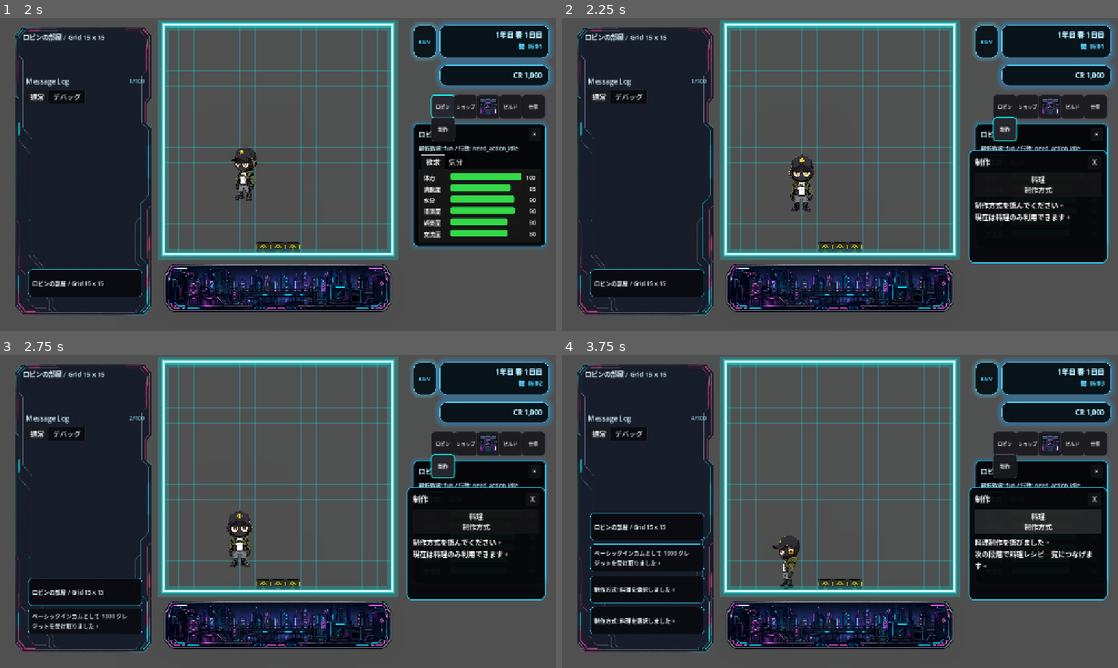
Above: before the commit, frames 1-4 (two rows, left to right).
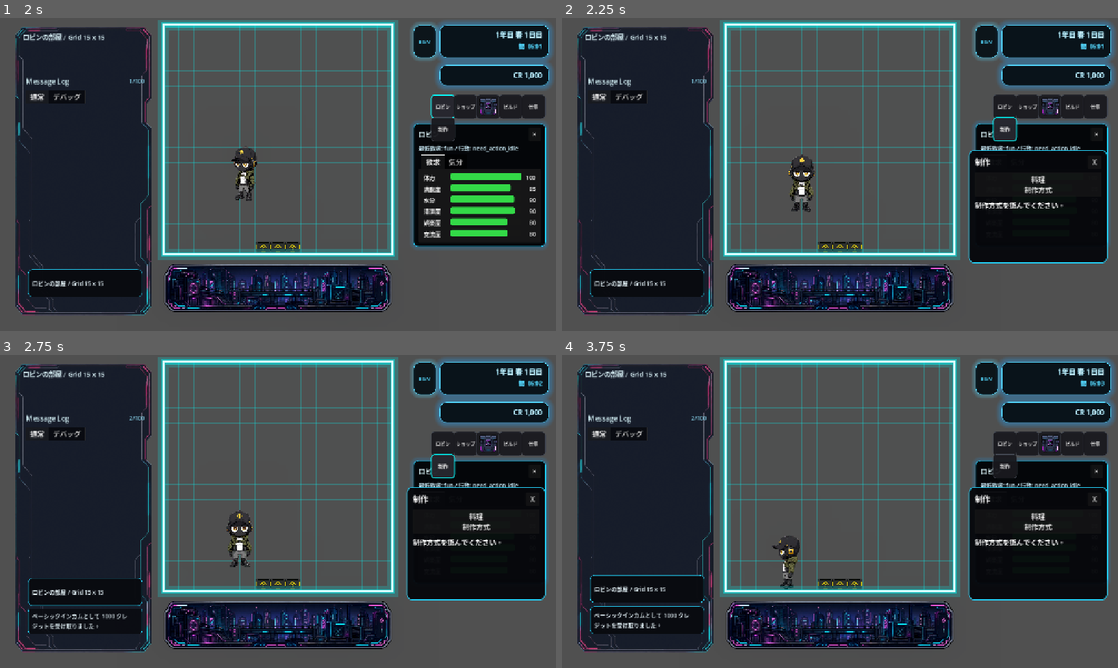
Above: after the commit, the same moments.

Repository: grimoire1089-coder/optimistic
Game: Godot game, scene res://Scenes/Boot/TitleScene.tscn
Same seed, same stepped clock (60 frames per second), same inputs: the game is played once before the commit and once after it. Sound files missing from this copy of the repository are replaced by a short silence.
Inputs (mouse positions are in pixels of both pictures, inside the frame that each line leads up to):
- Up to frame 1 (2 s): click "はじめる" at 0.5 s; click "ロビン" at 1.25 s
- Up to frame 2 (2.25 s): click "制作" at 2 s
- Up to frame 3 (2.75 s): no input
- Up to frame 4 (3.75 s): click "料理 制作方式" at 2.75 s; click (1040, 517) at 3.5 s, where only the run after the commit has a clickable "戻る"

Frame 1 is identical in both runs. In frame 2, 0.3% of the frame differs, in the area x 74-92%, y 62-65%; in frame 3, 0.3%; in frame 4, 4.7%, in the area x 5-96%, y 19-90%.

Commit message:
Add cooking craft recipe screen

Diff:
--- a/Scripts/UI/HUD/CraftMenu.gd
+++ b/Scripts/UI/HUD/CraftMenu.gd
@@ -3,21 +3,39 @@
 
 signal crafting_method_selected(method_id: StringName)
 
-const TITLE_TEXT_CODES := [0x5236, 0x4f5c]
+const RECIPE_PATHS := [
+	"res://Data/Craft/Recipes/Cooking_0001_WhiteRice.tres",
+]
+
+const TITLE_CRAFT_CODES := [0x5236, 0x4f5c]
+const TITLE_COOKING_CODES := [0x6599, 0x7406]
 const COOKING_BUTTON_TEXT_CODES := [0x6599, 0x7406, 0x0a, 0x5236, 0x4f5c, 0x65b9, 0x5f0f]
-const GUIDE_TEXT_CODES := [0x5236, 0x4f5c, 0x65b9, 0x5f0f, 0x3092, 0x9078, 0x3093, 0x3067, 0x304f, 0x3060, 0x3055, 0x3044, 0x3002, 0x0a, 0x73fe, 0x5728, 0x306f, 0x6599, 0x7406, 0x306e, 0x307f, 0x5229, 0x7528, 0x3067, 0x304d, 0x307e, 0x3059, 0x3002]
-const COOKING_DETAIL_TEXT_CODES := [0x6599, 0x7406, 0x5236, 0x4f5c, 0x3092, 0x9078, 0x3073, 0x307e, 0x3057, 0x305f, 0x3002, 0x0a, 0x6b21, 0x306e, 0x6bb5, 0x968e, 0x3067, 0x6599, 0x7406, 0x30ec, 0x30b7, 0x30d4, 0x4e00, 0x89a7, 0x306b, 0x3064, 0x306a, 0x3052, 0x307e, 0x3059, 0x3002]
-const COOKING_MESSAGE_TEXT_CODES := [0x5236, 0x4f5c, 0x65b9, 0x5f0f, 0x3a, 0x20, 0x6599, 0x7406, 0x3092, 0x9078, 0x629e, 0x3057, 0x307e, 0x3057, 0x305f, 0x3002]
+const BACK_BUTTON_CODES := [0x623b, 0x308b]
+const MAKE_BUTTON_CODES := [0x4f5c, 0x308b]
+const GUIDE_TEXT_CODES := [0x5236, 0x4f5c, 0x65b9, 0x5f0f, 0x3092, 0x9078, 0x3093, 0x3067, 0x304f, 0x3060, 0x3055, 0x3044, 0x3002]
+const COOKING_GUIDE_CODES := [0x4f5c, 0x308a, 0x305f, 0x3044, 0x6599, 0x7406, 0x3092, 0x9078, 0x3093, 0x3067, 0x304f, 0x3060, 0x3055, 0x3044, 0x3002]
+const NO_RECIPE_CODES := [0x6599, 0x7406, 0x30ec, 0x30b7, 0x30d4, 0x304c, 0x3042, 0x308a, 0x307e, 0x305b, 0x3093, 0x3002]
+const CRAFTED_SUFFIX_CODES := [0x3092, 0x4f5c, 0x308a, 0x307e, 0x3057, 0x305f, 0x3002]
+const MISSING_MATERIAL_PREFIX_CODES := [0x6750, 0x6599, 0x304c, 0x8db3, 0x308a, 0x307e, 0x305b, 0x3093, 0x3a, 0x20]
+const MISSING_FURNITURE_PREFIX_CODES := [0x5fc5, 0x8981, 0x5bb6, 0x5177, 0x304c, 0x3042, 0x308a, 0x307e, 0x305b, 0x3093, 0x3a, 0x20]
+const INVENTORY_NOT_FOUND_CODES := [0x30a4, 0x30f3, 0x30d9, 0x30f3, 0x30c8, 0x30ea, 0x304c, 0x898b, 0x3064, 0x304b, 0x308a, 0x307e, 0x305b, 0x3093, 0x3002]
+const OUTPUT_FAILED_CODES := [0x5b8c, 0x6210, 0x54c1, 0x3092, 0x8ffd, 0x52a0, 0x3067, 0x304d, 0x307e, 0x305b, 0x3093, 0x3067, 0x3057, 0x305f, 0x3002]
+const KITCHEN_MODULE_NAME_CODES := [0x30ad, 0x30c3, 0x30c1, 0x30f3, 0x30e2, 0x30b8, 0x30e5, 0x30fc, 0x30eb]
 
 @export var cooking_method_id: StringName = &"cooking"
-@export var close_after_select: bool = false
+@export var actor_path: NodePath = NodePath("../../Robin")
+@export var furniture_placement_module_path: NodePath = NodePath("../../FurniturePlacementModule")
+@export var close_after_craft: bool = false
 
 @onready var title_label: Label = $MarginContainer/Rows/Header/TitleLabel
 @onready var close_button: Button = $MarginContainer/Rows/Header/CloseButton
+@onready var category_list: VBoxContainer = $MarginContainer/Rows/CategoryList
 @onready var cooking_button: Button = $MarginContainer/Rows/CategoryList/CookingButton
 @onready var detail_label: Label = $MarginContainer/Rows/DetailLabel
 
 var _selected_method_id: StringName = &""
+var _dynamic_buttons: Array[Button] = []
+var _recipes: Array[CraftRecipeData] = []
 
 
 func _ready() -> void:
@@ -26,12 +44,16 @@
 		add_to_group(&"craft_menu")
 	close_button.pressed.connect(close_menu)
 	cooking_button.pressed.connect(_on_cooking_pressed)
-	_refresh()
+	_load_recipes_once()
+	_show_category_view()
 
 
 func open_menu() -> void:
 	visible = true
-	_refresh()
+	if _selected_method_id == cooking_method_id:
+		_show_cooking_view()
+		return
+	_show_category_view()
 
 
 func close_menu() -> void:
@@ -49,22 +71,193 @@
 	return _selected_method_id
 
 
-func _refresh() -> void:
-	title_label.text = _string_from_codes(TITLE_TEXT_CODES)
-	cooking_button.text = _string_from_codes(COOKING_BUTTON_TEXT_CODES)
-	if _selected_method_id == cooking_method_id:
-		detail_label.text = _string_from_codes(COOKING_DETAIL_TEXT_CODES)
-		return
-	detail_label.text = _string_from_codes(GUIDE_TEXT_CODES)
-
-
 func _on_cooking_pressed() -> void:
 	_selected_method_id = cooking_method_id
-	detail_label.text = _string_from_codes(COOKING_DETAIL_TEXT_CODES)
 	crafting_method_selected.emit(cooking_method_id)
-	_push_message(_string_from_codes(COOKING_MESSAGE_TEXT_CODES))
-	if close_after_select:
+	_show_cooking_view()
+
+
+func _show_category_view() -> void:
+	_clear_dynamic_buttons()
+	title_label.text = _string_from_codes(TITLE_CRAFT_CODES)
+	cooking_button.visible = true
+	cooking_button.text = _string_from_codes(COOKING_BUTTON_TEXT_CODES)
+	detail_label.text = _string_from_codes(GUIDE_TEXT_CODES)
+
+
+func _show_cooking_view() -> void:
+	_clear_dynamic_buttons()
+	title_label.text = _string_from_codes(TITLE_COOKING_CODES)
+	cooking_button.visible = false
+	_add_back_button()
+	if _recipes.is_empty():
+		detail_label.text = _string_from_codes(NO_RECIPE_CODES)
+		return
+	for recipe in _recipes:
+		_add_recipe_button(recipe)
+	detail_label.text = _string_from_codes(COOKING_GUIDE_CODES)
+
+
+func _add_back_button() -> void:
+	var button := Button.new()
+	button.custom_minimum_size = Vector2(280.0, 32.0)
+	button.text = _string_from_codes(BACK_BUTTON_CODES)
+	button.pressed.connect(_on_back_pressed)
+	category_list.add_child(button)
+	_dynamic_buttons.append(button)
+
+
+func _add_recipe_button(recipe: CraftRecipeData) -> void:
+	if recipe == null:
+		return
+	var button := Button.new()
+	button.custom_minimum_size = Vector2(280.0, 56.0)
+	button.text = "%s\n%s" % [_get_recipe_display_name(recipe), _string_from_codes(MAKE_BUTTON_CODES)]
+	button.pressed.connect(Callable(self, "_on_recipe_pressed").bind(recipe))
+	category_list.add_child(button)
+	_dynamic_buttons.append(button)
+
+
+func _on_back_pressed() -> void:
+	_selected_method_id = &""
+	_show_category_view()
+
+
+func _on_recipe_pressed(recipe: CraftRecipeData) -> void:
+	var inventory := _get_inventory_module()
+	if inventory == null:
+		_show_and_push(_string_from_codes(INVENTORY_NOT_FOUND_CODES))
+		return
+
+	var missing_text := _get_missing_text(recipe, inventory)
+	if not missing_text.is_empty():
+		_show_and_push(missing_text)
+		return
+
+	for ingredient in recipe.ingredients:
+		if ingredient == null or ingredient.item_data == null:
+			continue
+		inventory.remove_item(ingredient.item_data.category_id, ingredient.item_data.item_id, ingredient.amount)
+
+	var added := false
+	if recipe.output_item != null and inventory.has_method("add_food_item"):
+		added = bool(inventory.call("add_food_item", recipe.output_item, recipe.output_amount))
+	if not added:
+		_refund_ingredients(recipe, inventory)
+		_show_and_push(_string_from_codes(OUTPUT_FAILED_CODES))
+		return
+
+	var crafted_text := "%s%s" % [_get_recipe_display_name(recipe), _string_from_codes(CRAFTED_SUFFIX_CODES)]
+	_show_and_push(crafted_text)
+	if close_after_craft:
 		close_menu()
+
+
+func _load_recipes_once() -> void:
+	if not _recipes.is_empty():
+		return
+	for path in RECIPE_PATHS:
+		if not ResourceLoader.exists(path):
+			continue
+		var recipe := load(path) as CraftRecipeData
+		if recipe == null:
+			continue
+		if recipe.category_id != cooking_method_id:
+			continue
+		_recipes.append(recipe)
+
+
+func _get_missing_text(recipe: CraftRecipeData, inventory: Node) -> String:
+	if recipe == null:
+		return _string_from_codes(NO_RECIPE_CODES)
+	for ingredient in recipe.ingredients:
+		if ingredient == null or ingredient.item_data == null:
+			continue
+		var current_amount := _get_inventory_item_amount(inventory, ingredient.item_data.category_id, ingredient.item_data.item_id)
+		if current_amount < ingredient.amount:
+			return "%s%s %d/%d" % [_string_from_codes(MISSING_MATERIAL_PREFIX_CODES), ingredient.item_data.display_name, current_amount, ingredient.amount]
+	for furniture_id_text in recipe.required_furniture_ids:
+		var furniture_id := StringName(furniture_id_text)
+		if not _has_furniture(furniture_id):
+			return "%s%s" % [_string_from_codes(MISSING_FURNITURE_PREFIX_CODES), _get_furniture_display_name(furniture_id)]
+	return ""
+
+
+func _get_inventory_item_amount(inventory: Node, category_id: StringName, item_id: StringName) -> int:
+	if inventory == null or not inventory.has_method("get_items"):
+		return 0
+	var entries: Array = inventory.call("get_items", category_id)
+	var total := 0
+	for entry in entries:
+		if not (entry is Dictionary):
+			continue
+		if entry.get("id", &"") == item_id:
+			total += int(entry.get("amount", 0))
+	return total
+
+
+func _refund_ingredients(recipe: CraftRecipeData, inventory: Node) -> void:
+	if recipe == null or inventory == null or not inventory.has_method("add_food_item"):
+		return
+	for ingredient in recipe.ingredients:
+		if ingredient == null or ingredient.item_data == null:
+			continue
+		inventory.call("add_food_item", ingredient.item_data, ingredient.amount)
+
+
+func _has_furniture(furniture_id: StringName) -> bool:
+	var placement_module := get_node_or_null(furniture_placement_module_path)
+	if placement_module == null or not placement_module.has_method("get_furniture_root"):
+		return false
+	var furniture_root := placement_module.call("get_furniture_root") as Node
+	if furniture_root == null:
+		return false
+	for child in furniture_root.get_children():
+		var node := child as Node
+		if _get_furniture_id(node) == furniture_id:
+			return true
+	return false
+
+
+func _get_furniture_id(node: Node) -> StringName:
+	if node == null:
+		return &""
+	if node.has_meta("furniture_id"):
+		return node.get_meta("furniture_id", &"") as StringName
+	for property_info in node.get_property_list():
+		if not property_info.has("name"):
+			continue
+		if StringName(property_info["name"]) == &"furniture_id":
+			return node.get("furniture_id") as StringName
+	return &""
+
+
+func _get_furniture_display_name(furniture_id: StringName) -> String:
+	if furniture_id == &"kitchen_module":
+		return _string_from_codes(KITCHEN_MODULE_NAME_CODES)
+	return String(furniture_id)
+
+
+func _get_recipe_display_name(recipe: CraftRecipeData) -> String:
+	if recipe == null or recipe.output_item == null:
+		return ""
+	return recipe.output_item.display_name
+
+
+func _get_inventory_module() -> Node:
+	var actor := get_node_or_null(actor_path)
+	if actor == null:
+		actor = get_tree().get_first_node_in_group(&"ai_character")
+	if actor == null:
+		return null
+	if actor.has_method("get_inventory_module"):
+		return actor.call("get_inventory_module") as Node
+	return actor.get_node_or_null("RobinInventoryModule")
+
+
+func _show_and_push(message: String) -> void:
+	detail_label.text = message
+	_push_message(message)
 
 
 func _push_message(message: String) -> void:
@@ -74,6 +267,13 @@
 	if not message_log.has_method("add_message"):
 		return
 	message_log.call("add_message", message)
+
+
+func _clear_dynamic_buttons() -> void:
+	for button in _dynamic_buttons:
+		if button != null and is_instance_valid(button):
+			button.queue_free()
+	_dynamic_buttons.clear()
 
 
 func _string_from_codes(codes: Array) -> String:
